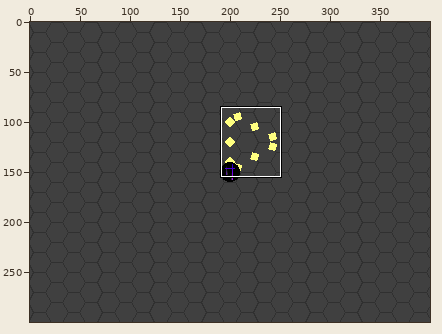
Sprite sheet: maprender.png. Above: a wide view before the commit, with the close-up outlined.
Close-up. As it was:
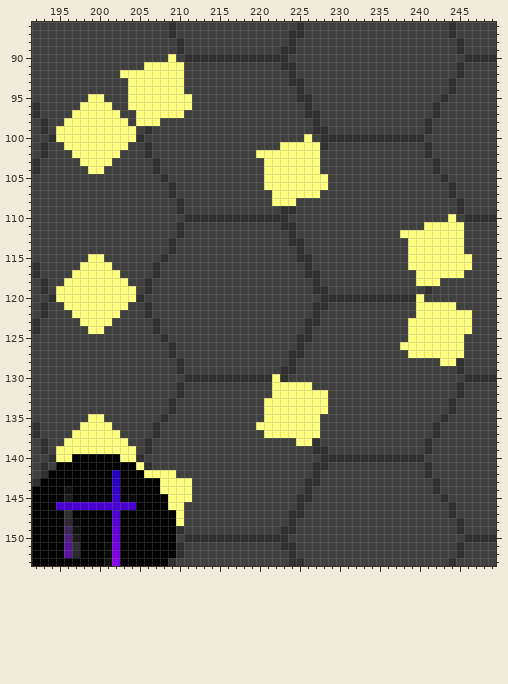
The file is 400x300 pixels. Colours within 5 levels of each other are drawn and written as one. Shown: x 192..249, y 86..153.
After the commit:
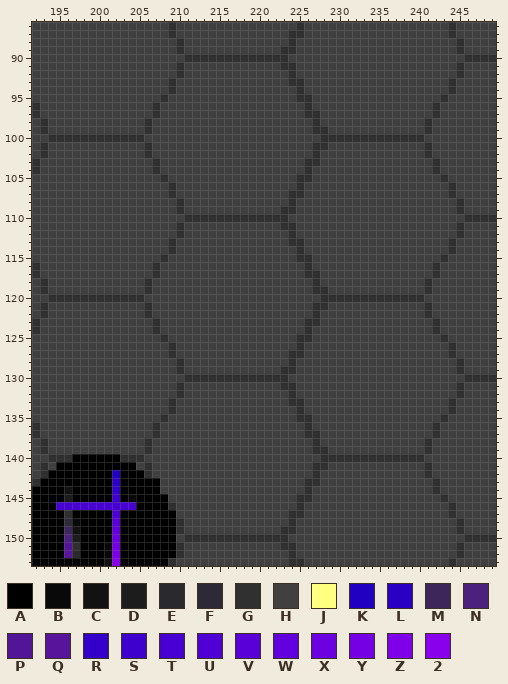
Palette (. is transparent): A #000000  B #090909  C #121213  D #1c1c1c  E #2a292d  F #2e2936  G #303030  H #404040  J #ffff80  K #2100c1  L #2b00c5  M #3c265a  N #4b217d  P #521597  Q #58159c  R #3400c9  S #3e00cd  T #4700d1  U #4f00d4  V #5900d9  W #6200dd  X #6c00e1  Y #7500e4  Z #7d00e8  2 #8800ec
What changed:
Changed rows in their new state; - is an unchanged pixel.
first column x 195:
 90 --------------H-------------------------------------
 91 -----------HHHHG------------------------------------
 92 --------HHHHHHHG------------------------------------
 93 ---------HHHHHGH------------------------------------
 94 ---------HHHHHGH------------------------------------
 95 ----HH---HHHHGHHH-----------------------------------
 96 ---HHHH--HHHGHHHH-----------------------------------
 97 --HHHHHH--HHGHHH------------------------------------
 98 -HHHHHHHH-HGH---------------------------------------
 99 HHHHHHHHHH------------------------------------------
100 GGGGGGGGGG---------------------H--------------------
101 -HHHHHHHH-------------------HHHHG-------------------
102 --HHHHHH-----------------HHHHHHHG-------------------
103 ---HHHH-------------------HHHHHGG-------------------
104 ----HH--------------------HHHHHGH-------------------
105 --------------------------HHHHGGHH------------------
106 --------------------------HHHHGHHH------------------
107 ---------------------------HHGGHH-------------------
108 ---------------------------HHG----------------------
110 -------------------------------------------------H--
111 ----------------------------------------------HHHHG-
112 -------------------------------------------HHHHHHHG-
113 --------------------------------------------HHHHHGH-
114 --------------------------------------------HHHHHGH-
115 ----HH--------------------------------------HHHHGHHH
116 ---HHHH-------------------------------------HHHGHHHH
117 --HHHHHH-------------------------------------HHGHHH-
118 -HHHHHHHH------------------------------------HGH----
119 HHHHHHHHHH------------------------------------------
120 GGGGGGGGGG-----------------------------------G------
121 -HHHHHHHH------------------------------------HGHHH--
122 --HHHHHH-------------------------------------HGHHHHH
123 ---HHHH-------------------------------------HHHGHHHH
124 ----HH--------------------------------------HHHGHHHH
125 --------------------------------------------HHHHGHH-
126 -------------------------------------------HHHHHHGH-
127 --------------------------------------------HHHHHGH-
128 ------------------------------------------------HH--
130 ---------------------------G------------------------
131 ---------------------------HGGHH--------------------
132 ---------------------------HHGHHHH------------------
133 --------------------------HHHGGHHH------------------
134 --------------------------HHHHGHHH------------------
135 ----HH--------------------HHHHGGH-------------------
136 ---HHHH------------------HHHHHHGH-------------------
137 --HHHHHH------------------HHHHHGG-------------------
138 -HHHHHHHH---------------------HH--------------------
139 HHHHHHHHHH------------------------------------------
140 GG------GG------------------------------------------
141 ----------H-----------------------------------------
142 -----------GHHH-------------------------------------
143 -------------HHHH-----------------------------------
144 -------------HHHH-----------------------------------
145 --------------HHH-----------------------------------
146 --------------GH------------------------------------
147 ---------------H------------------------------------
148 ---------------G------------------------------------
Where, in picture pixels (left, top, right, bottom), the same in both close-ups:
changed: (56, 54, 192, 174)
changed: (256, 134, 328, 206)
changed: (400, 214, 472, 366)
changed: (56, 254, 136, 334)
changed: (256, 374, 328, 446)
changed: (56, 414, 192, 526)
